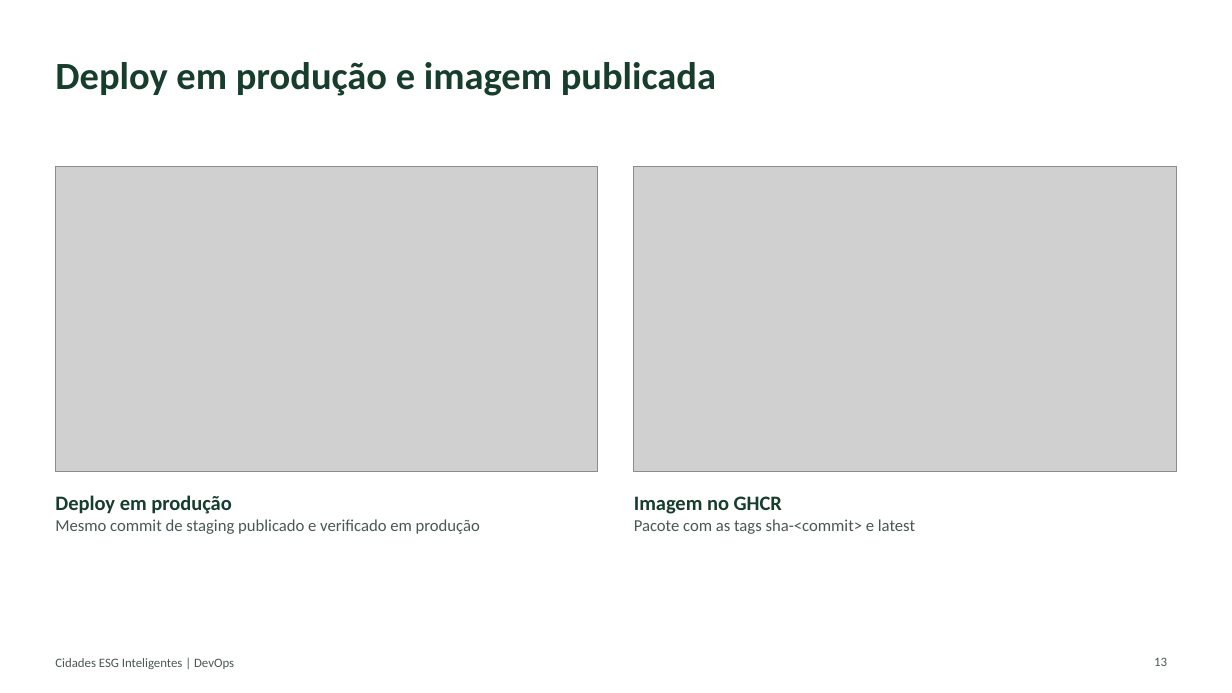
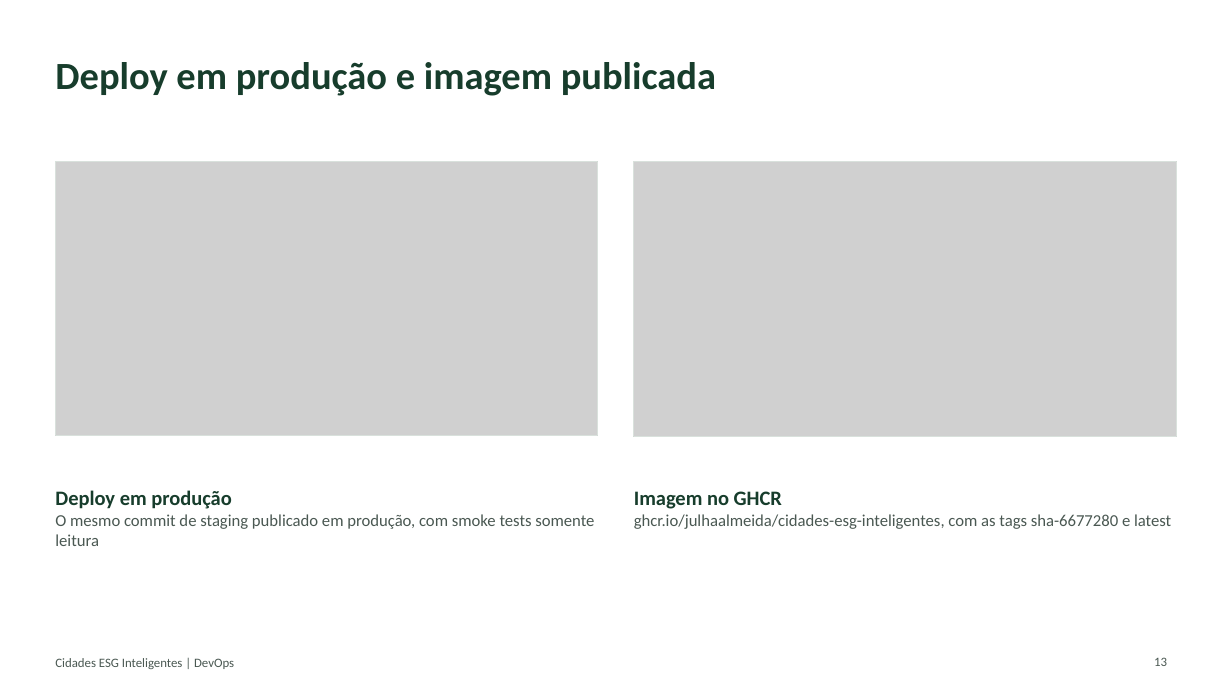
Before and after one commit to Julhaalmeida/cidades-esg-inteligentes, a slide deck: slide 13 of docs/Documentacao-Tecnica-Cidades-ESG.pptx. Drawn at 1232x693 pixels with LibreOffice and Linux fonts; fonts in the diff are those of the drawing; grey boxes stand for pictures. Boxes give left, top, right and bottom in pixels: in the first picture for what was removed or moved away, otherwise in the second. Text is boxed around its words. In the diff, an @@ line names an element or a change of style, - is before the commit and + after.

```diff
--- a/docs/Documentacao-Tecnica-Cidades-ESG.pptx
+++ b/docs/Documentacao-Tecnica-Cidades-ESG.pptx
@@ picture: place and size @@
-picture at box(55, 166, 598, 471)
+picture at box(55, 162, 598, 435)
@@ rectangle at box(55, 162, 598, 435): fill #F3F6F4 to none @@
@@ rectangle: place and size @@
-rectangle at box(55, 166, 598, 471)
+rectangle at box(55, 162, 598, 435)
@@ picture: place and size @@
-picture at box(634, 166, 1177, 471)
+picture at box(634, 162, 1177, 436)
@@ rectangle: place and size @@
-rectangle at box(634, 166, 1177, 471)
+rectangle at box(634, 162, 1177, 436)
@@ rectangle at box(634, 162, 1177, 436): fill #F3F6F4 to none @@
@@ text at box(55, 514, 594, 546): text changed @@
-Mesmo commit de staging publicado e verificado em produção
+O mesmo commit de staging publicado em produção, com smoke tests somente leitura
@@ text at box(634, 514, 1171, 529): text changed @@
-Pacote com as tags sha-<commit> e latest
+ghcr.io/julhaalmeida/cidades-esg-inteligentes, com as tags sha-6677280 e latest
```
Also in this commit, not shown: 8 other slides changed, 16 other files.
